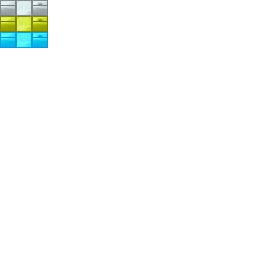
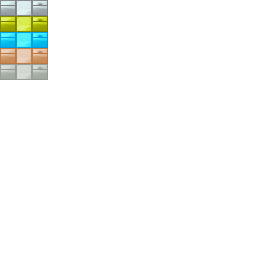
Layered file, before and after one edit (256 x 256). Changes by layer:
added layer "sideCopperChestTexture.png" above "topCopperChestTexture.png" over left=0, top=48, right=16, bottom=64
added layer "topCopperChestTexture.png" above "frontCopperChestTexture.png" over left=16, top=48, right=32, bottom=64
added layer "frontCopperChestTexture.png" above "sideSilverChestTexture.png" over left=32, top=48, right=48, bottom=64
added layer "sideSilverChestTexture.png" above "topSilverChestTexture.png" over left=0, top=64, right=16, bottom=80
added layer "topSilverChestTexture.png" above "frontSilverChestTexture.png" over left=16, top=64, right=32, bottom=80
added layer "frontSilverChestTexture.png" over left=32, top=64, right=48, bottom=80
